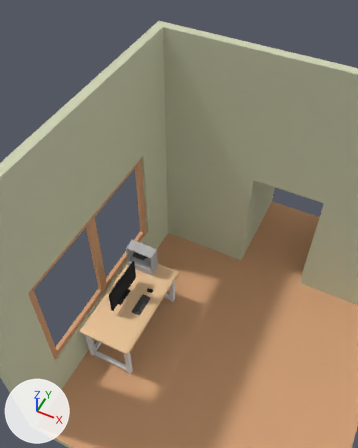
A saved change to the Blender file Blender/Portfolio_015.blend.
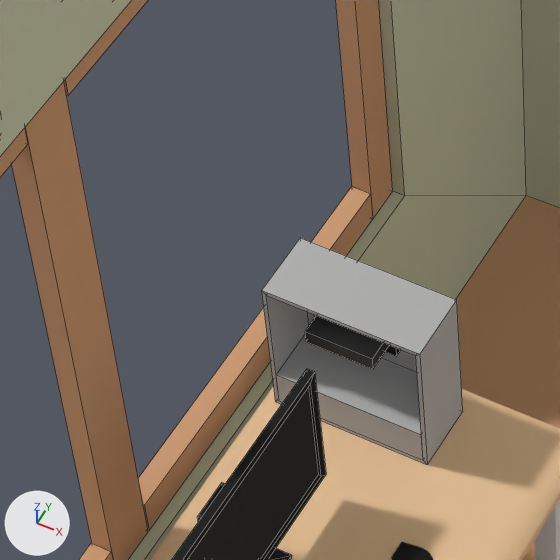
Old and new are each drawn from a 50 mm lens placed at (0.448, -1.664, 3.501), pointed at (-0.682, 0.594, 0.678) and again close up on the part from 23% to 48% of the width and 45% to 65% of the height. Every picture has the same lights, and +X, +Y and +Z are marked at lower left. The close-ups show mesh edges as thin lines.

Before the edit, the objects in view are built like this:
```python
me_cube = bpy.data.meshes.new('Cube')
me_cube.from_pydata(...)  # 58 vertices, 51 faces; spans x -4.5..4.23, y -4.23..7.73, z -0.27..8.46
me_cube.polygons.foreach_set('use_smooth', [True] * 51)
# faces by material slot: [48, 3]
me_cube.materials.append(mat_walls)  # light grey #d0d3b5
me_cube.materials.append(mat_ground)  # beige #d3a27a
me_cube_005 = bpy.data.meshes.new('Cube.005')
me_cube_005.from_pydata(...)  # 20 vertices, 18 faces; spans x -0.462..0.462, y -0.197..0.197, z 0.002..0.949
me_cube_005.polygons.foreach_set('use_smooth', [True] * 18)
me_cube_005.materials.append(mat_computercase)  # grey #b8b8b8
# before: 0 (-0.437, -0.197, 0.028) at pixel (279, 400), 4 (0.437, -0.197, 0.028) at pixel (423, 460), 12 (-0.437, 0.153, 0.028), 15 (0.437, 0.153, 0.028), 16 (-0.437, -0.197, 0.255) at pixel (276, 374)
# before: 17 (0.437, -0.197, 0.255) at pixel (421, 434), 18 (-0.437, 0.153, 0.255), 19 (0.437, 0.153, 0.255)
me_cube_096 = bpy.data.meshes.new('Cube.096')
me_cube_096.from_pydata(...)  # a box spanning x -0.06..0.06, y -0.15..0.15, z -1.76..1.79; a box spanning x -0.06..0.06, y 2.54..2.77, z -1.76..1.8; a box spanning x -0.06..0.06, y 0.16..2.53, z 1.58..1.8; a box spanning x -0.06..0.06, y 0.16..2.54, z -1.76..-1.54; a box spanning x -0.06..0.06, y -2.77..-2.54, z -1.76..1.79; a box spanning x -0.06..0.06, y -2.53..-0.16, z -1.76..-1.54; a box spanning x -0.06..0.06, y -2.54..-0.16, z 1.58..1.8
me_cube_096.materials.append(mat_window)  # beige #d3a27a
ob_computercase = bpy.data.objects.new('ComputerCase', me_cube_005)
ob_computercase.location = (-0.855, 0.311, 0.373)
ob_computercase.scale = (0.235, 0.235, 0.235)
ob_walls = bpy.data.objects.new('Walls', me_cube)
ob_walls.location = (0.0, 0.0, 0.0)
ob_walls.scale = (0.235, 0.235, 0.235)
_m = ob_walls.modifiers.new('Boolean', 'BOOLEAN')
_m.object = ob_wallsboolean
ob_window = bpy.data.objects.new('Window', me_cube_096)
ob_window.location = (-1.026, 0.0, 0.769)
ob_window.scale = (0.235, 0.235, 0.235)
# also in view: 'GPU' at (-0.878, 0.311, 0.5); 'Screen' at (-0.836, 0.0, 0.524); 'Monitor' at (-0.876, 0.0, 0.5); 'Desk' at (-0.781, 0.0, 0.188)
```
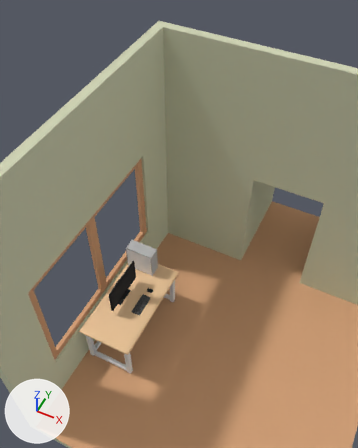
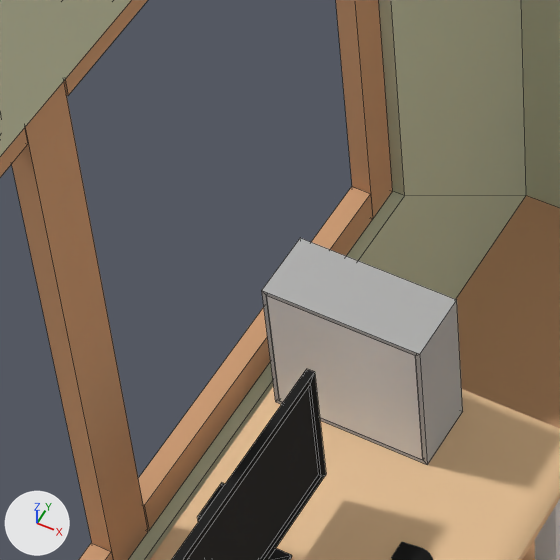
Changed parts and their boxes [x1, y1, x2, y2] in the close-ups (560 x 560 px; the box of a moved part takes in the faces that stretch with it):
'ComputerCaseGlass', added: after [267, 296, 423, 460]
part 1 of me_cube_005, moved or reshaped: before [276, 335, 423, 460]; after [281, 381, 423, 460]
'GPU', unchanged, covered by the edit: before [305, 316, 389, 369]

The change, as a list of edits to the scene's bpy script:
```text
Change me_cube_005:
    where me_cube_005.from_pydata(...)  # 20 vertices, 18 faces; spans x -0.462..0.462, y -0.197..0.197, z 0.002..0.949
    used by ob_computercase; location = (-0.855, 0.311, 0.373); scale = (0.235, 0.235, 0.235)
    verts and faces of me_cube_005; kept vertices keep their numbers, new ones are numbered from 20
    me_cube_005 part 1
    add delete_faces([(4, 15, 19, 17), (0, 4, 17, 16), (0, 16, 18, 12)])
    add verts[16] = (-0.437, -0.179, 0.255)  # moved
    add verts[17] = (0.437, -0.179, 0.255)  # moved
    add verts[20] = (-0.437, -0.179, 0.028)
    add verts[21] = (0.437, -0.179, 0.028)
    add faces += [(4, 15, 19, 17, 21), (16, 20, 21, 17), (0, 20, 16, 18, 12), (0, 4, 21, 20)]
Add me_plane:
    me_plane.from_pydata([(-0.095, 0.0, -0.124), (0.109, 0.0, -0.124), (-0.095, 0.0, 0.086), (0.109, 0.0, 0.086)], [], [(0, 1, 3, 2)])
Add ob_computercaseglass:
    ob_computercaseglass = bpy.data.objects.new('ComputerCaseGlass', me_plane)
    ob_computercaseglass.location = (-0.862, 0.265, 0.504)
```
